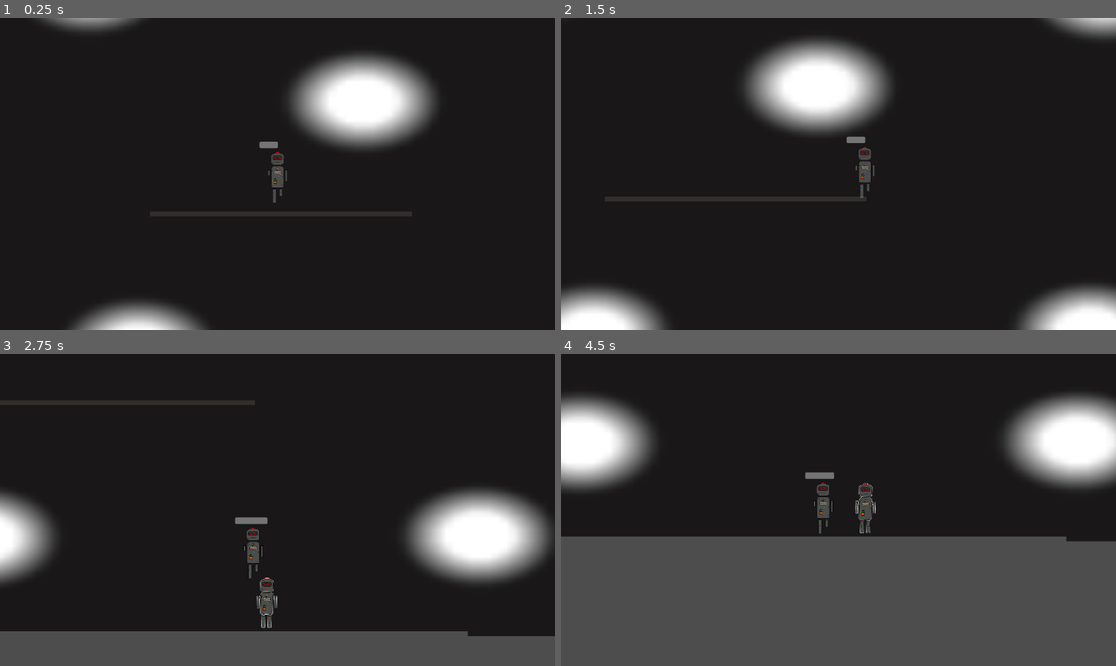
Above: before the commit, frames 1-4 (two rows, left to right).
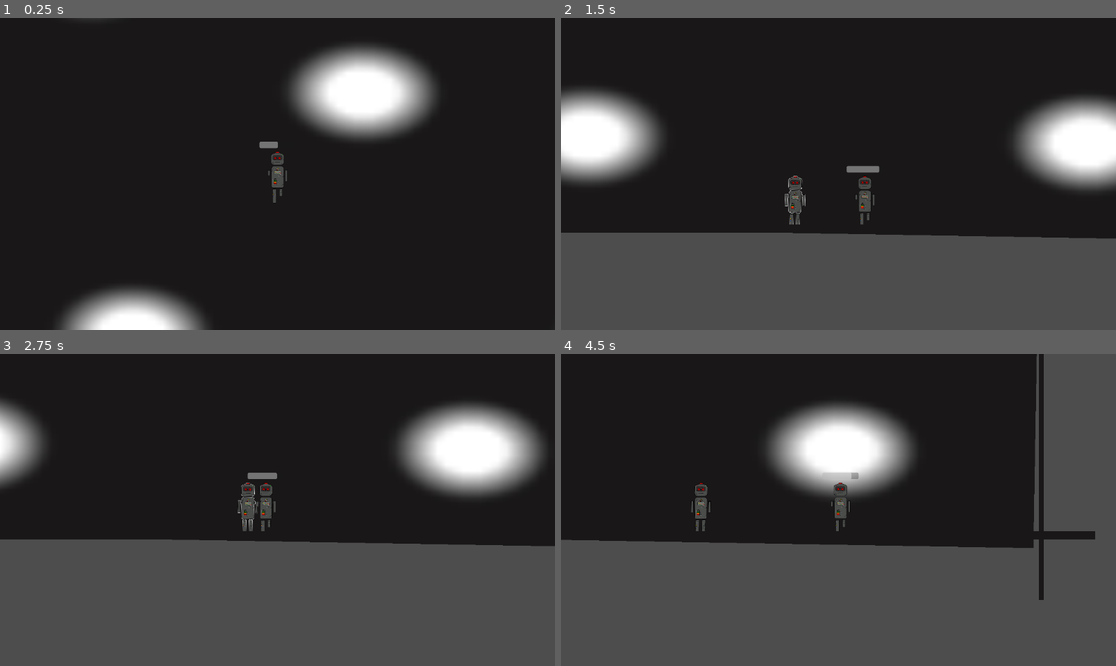
Above: after the commit, the same moments.

Repository: Schimmeltoast08/Project_SNEK
Game: Godot game, scene res://scenes/main_scene.tscn
Same seed, same stepped clock (60 frames per second), same inputs: the game is played once before the commit and once after it.
Inputs:
- Up to frame 1 (0.25 s): no input
- Up to frame 2 (1.5 s): tap Enter (ui_accept) at 0.5, 0.77 s; hold Right (ui_right) from 0.53 s (still down)
- Up to frame 3 (2.75 s): tap Enter (ui_accept) at 1.52 s; release Right (ui_right) at 2.03 s; hold Left (ui_left) from 2.03 s (still down)
- Up to frame 4 (4.5 s): release Left (ui_left) at 2.78 s; hold Right (ui_right) 2.78-4.28 s; tap Enter (ui_accept) at 3.02, 3.77 s; hold Left (ui_left) from 4.28 s (still down)

The runs differ from the first frame. In frame 1, 8.5% of the frame differs, in the area x 6-78%, y 0-100%; in frame 2, 48%, in the area x 0-100%, y 0-100%; in frame 3, 42%; in frame 4, 22%.

Commit message:
just merged puttstus branch into toastis branch
I changed absolutely nothing, but toastis branch didn't update for some reason so I dmerged puttstus branch into this branch

Diff:
--- a/project_snek/scenes/main_scene.tscn
+++ b/project_snek/scenes/main_scene.tscn
@@ -9,21 +9,21 @@
 distance = -742.965
 
 [sub_resource type="RectangleShape2D" id="RectangleShape2D_6om2b"]
-size = Vector2(1088, 20)
-
-[sub_resource type="CanvasItemMaterial" id="CanvasItemMaterial_hykep"]
-blend_mode = 1
+size = Vector2(3949, 37)
 
 [node name="main" type="Node2D"]
 
 [node name="Screenshot-2024-10-30-18-40-38" type="Sprite2D" parent="."]
-position = Vector2(520, -16.0001)
-scale = Vector2(35.42, 22.86)
+position = Vector2(516, -51)
+rotation = 0.0174533
+scale = Vector2(35.61, 22.72)
 texture = ExtResource("1_6rov2")
 
 [node name="enemy_root-node" parent="." instance=ExtResource("3_hlimb")]
 position = Vector2(7.62939e-06, 1072)
 rotation = 0.0174401
+collision_layer = 3
+collision_mask = 5
 
 [node name="CharacterBody2D" parent="." instance=ExtResource("1_bisvo")]
 
@@ -37,17 +37,23 @@
 
 [node name="temp_test_platform" type="StaticBody2D" parent="."]
 position = Vector2(1985, 1138)
+collision_layer = 4
+collision_mask = 0
 
 [node name="CollisionShape2D" type="CollisionShape2D" parent="temp_test_platform"]
+position = Vector2(-1434, -68)
 shape = SubResource("RectangleShape2D_6om2b")
 
 [node name="Sprite2D" type="Sprite2D" parent="temp_test_platform/CollisionShape2D"]
-scale = Vector2(10.87, 0.2)
+position = Vector2(1, -7.25002)
+scale = Vector2(39.62, 0.335001)
 texture = ExtResource("4_e3msa")
 
 [node name="temp_test_platform2" type="StaticBody2D" parent="."]
 position = Vector2(2310, 787)
 rotation = 1.5708
+collision_layer = 4
+collision_mask = 0
 
 [node name="CollisionShape2D" type="CollisionShape2D" parent="temp_test_platform2"]
 shape = SubResource("RectangleShape2D_6om2b")
@@ -56,15 +62,4 @@
 scale = Vector2(10.87, 0.2)
 texture = ExtResource("4_e3msa")
 
-[node name="temp_test_platform3" type="StaticBody2D" parent="."]
-position = Vector2(14, 178)
-
-[node name="CollisionShape2D" type="CollisionShape2D" parent="temp_test_platform3"]
-shape = SubResource("RectangleShape2D_6om2b")
-
-[node name="Sprite2D" type="Sprite2D" parent="temp_test_platform3/CollisionShape2D"]
-material = SubResource("CanvasItemMaterial_hykep")
-scale = Vector2(10.87, 0.2)
-texture = ExtResource("4_e3msa")
-
 [connection signal="enemy_attack" from="enemy_root-node" to="CharacterBody2D" method="_on_enemy_rootnode_enemy_attack"]
--- a/project_snek/scenes/player.tscn
+++ b/project_snek/scenes/player.tscn
@@ -1,10 +1,11 @@
-[gd_scene load_steps=18 format=3 uid="uid://dddj0jy148j2l"]
+[gd_scene load_steps=19 format=3 uid="uid://dddj0jy148j2l"]
 
 [ext_resource type="Script" path="res://scenes/camera_2d.gd" id="1_dbdjp"]
 [ext_resource type="Texture2D" uid="uid://cr3yusowhmcrh" path="res://Entety sprites/animation sprites/MC_movement.png" id="2_ylaxq"]
 [ext_resource type="Script" path="res://scenes/health_bar.gd" id="3_h4ksh"]
 [ext_resource type="Texture2D" uid="uid://uahyk0j2cwb7" path="res://static sprites/Tmp_death_screen.png" id="4_tuknr"]
 [ext_resource type="Script" path="res://scenes/death_screen.gd" id="5_nksik"]
+[ext_resource type="Texture2D" uid="uid://blyer02jjetmb" path="res://Entety sprites/Player/Robot_MC_outline.png" id="6_lrwgo"]
 
 [sub_resource type="GDScript" id="GDScript_isu8i"]
 script/source = "extends CharacterBody2D
@@ -35,13 +36,33 @@
 
 func _physics_process(delta):
 
+### teleport
+
+	if Input.is_action_just_pressed(\"mouse_RC\"):
+		var dir = 0 # if you walk right or left
+		if(velocity.x>0):
+			dir=1  #right
+		elif(velocity.x<0):
+			dir=-1 #left
+		else:
+			return
+		print(\"move\")
+		$Sprite2D.visible=false
+		$Sprite2D2.visible=true  # makes player invisible inbetween teleport
+		teleport_to(position+Vector2(500*dir,0)) # 500 = teleport lenght
+		await get_tree().create_timer(0.25).timeout  # 0.25 seconds delay (250ms)s)
+
+		$Sprite2D.visible=true
+		$Sprite2D2.visible=false
+#######
+
+
 	if not is_on_floor():
 		velocity.y += gravity * delta
 
 	if Input.is_action_just_pressed(\"button_space\") and (is_on_floor() or is_on_wall()) and max_walljump > 0:
 		velocity.y = jump_force
 		max_walljump -= 1
-
 
 
 	if is_on_floor():
@@ -84,6 +105,39 @@
 			deceleration = 1
 			jump_force = 0
 
+
+### Teleport
+
+
+func teleport_to(new_position: Vector2):
+	# Check if moving to the new position will collide with any object
+	collision_mask = 4 # Makes the player able to teleport trough enemies
+	var collision = test_move(global_transform, new_position - global_position)
+
+	if collision:  # collision with mask 3
+		print(\"Blocked, cannot teleport to:\", new_position)
+	else:
+		print(\"Teleporting to:\", new_position)
+		$Sprite2D.visible = false
+		$Sprite2D2.visible = true
+		await get_tree().create_timer(0.25).timeout  # 250ms delay  #just fancy trying to make the teleport look better/otional
+		global_position = new_position
+		$Sprite2D.visible = true
+		$Sprite2D2.visible = false
+	collision_mask = 6 # Make the player able to collide with enemy after teleport
+
+
+
+
+###
+
+
+
+
+
+
+
+
 "
 
 [sub_resource type="CapsuleShape2D" id="CapsuleShape2D_pkm1a"]
@@ -161,6 +215,7 @@
 graph_offset = Vector2(-156, -5)
 
 [node name="CharacterBody2D" type="CharacterBody2D"]
+collision_mask = 6
 script = SubResource("GDScript_isu8i")
 max_walljump = -2
 
@@ -208,5 +263,9 @@
 texture = ExtResource("4_tuknr")
 script = ExtResource("5_nksik")
 
+[node name="Sprite2D2" type="Sprite2D" parent="."]
+visible = false
+texture = ExtResource("6_lrwgo")
+
 [connection signal="player_died" from="." to="death_screen" method="_on_character_body_2d_player_died"]
 [connection signal="player_health_Changed" from="." to="ProgressBar" method="_on_character_body_2d_player_health_changed"]
Not shown: 1 places in project_snek/scenes/main_scene.tscn that only renumber resources
